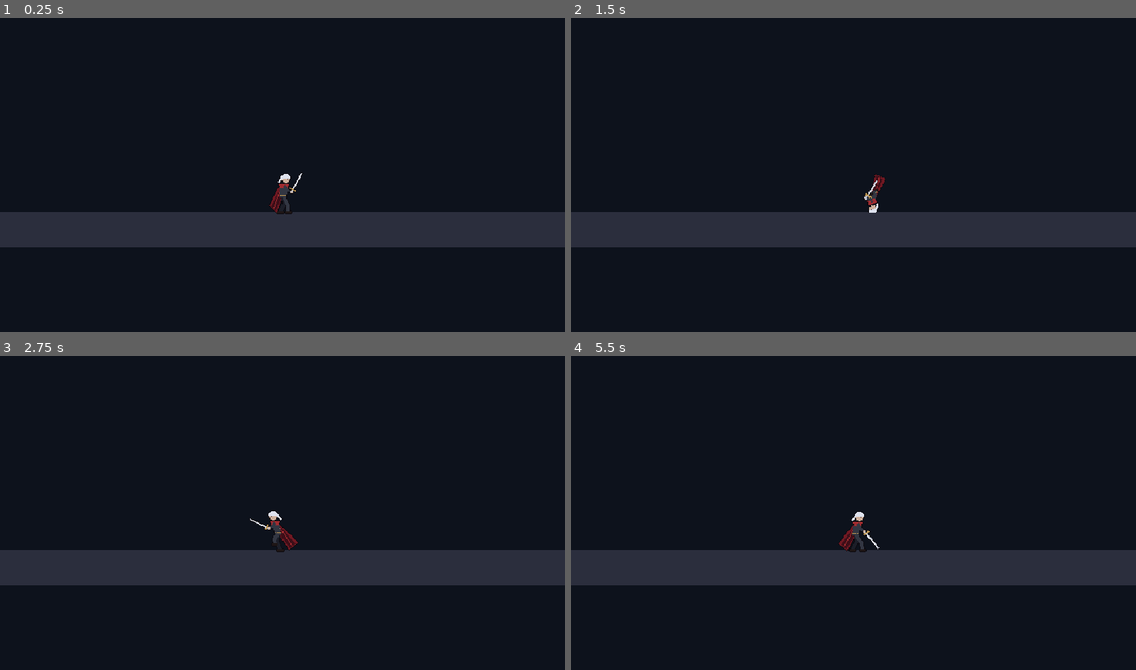
Above: before the commit, frames 1-4 (two rows, left to right).
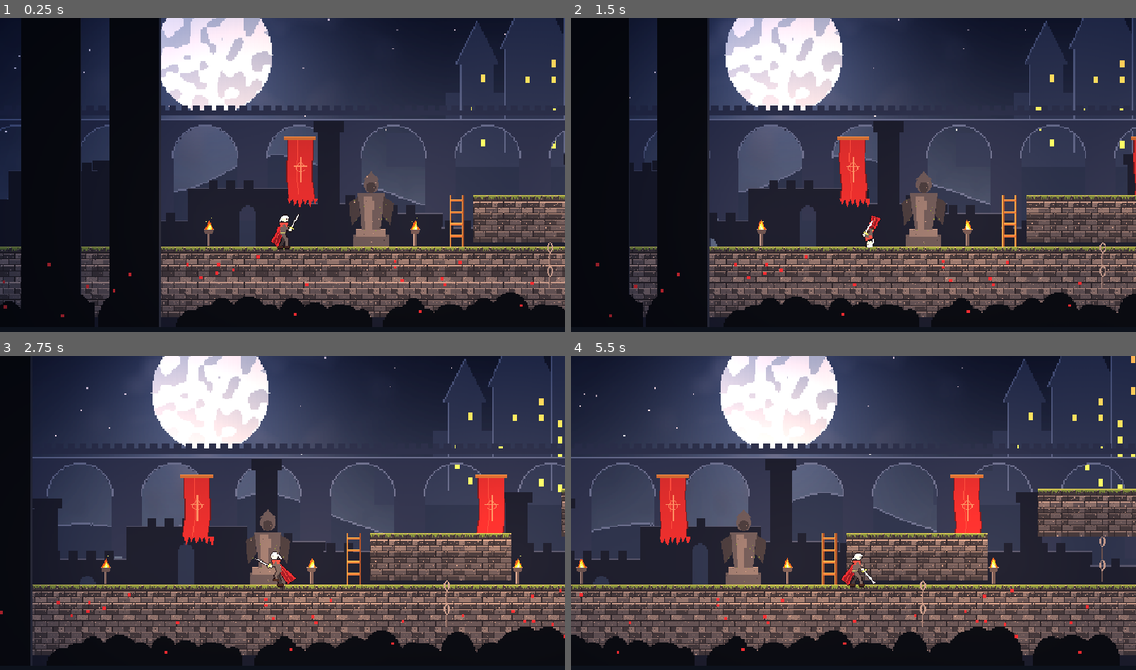
Above: after the commit, the same moments.

Repository: akame1999/Ashen-Game
Game: Godot game, scene res://main.tscn
Two runs of this game, one before a commit and one after it. Both use one fixed random seed, a clock stepped at 60 frames per second and the inputs below.
Inputs (mouse positions are in pixels of both pictures, inside the frame that each line leads up to):
- Up to frame 1 (0.25 s): no input
- Up to frame 2 (1.5 s): move the mouse to (977, 162) at 0.52 s; hold D (move_right) from 0.53 s (still down); tap J (attack) at 0.6 s; click (977, 162) at 0.67 s; tap Space (jump) at 0.77 s; move the mouse to (740, 193) at 1.27 s; tap Shift (dodge) at 1.35 s
- Up to frame 3 (2.75 s): tap Space (jump) at 1.52 s; move the mouse to (339, 443) at 2.02 s; release D (move_right) at 2.03 s; hold A (move_left) from 2.03 s (still down); tap K (heavy) at 2.1 s
- Up to frame 4 (5.5 s): move the mouse to (825, 578) at 2.77 s; release A (move_left) at 2.78 s; hold D (move_right) 2.78-4.28 s; tap J (attack) at 2.85, 5.1 s; click (825, 578) at 2.92 s; tap Space (jump) at 3.02, 3.77, 4.52 s; move the mouse to (1023, 563) at 3.52 s; tap Shift (dodge) at 3.6 s; move the mouse to (684, 465) at 4.27 s; hold A (move_left) 4.28-5.03 s; tap K (heavy) at 4.35 s; move the mouse to (881, 516) at 5.02 s; hold D (move_right) from 5.03 s (still down); click (881, 516) at 5.17 s

The runs differ from the first frame. In frame 1, 62% of the frame differs, in the area x 0-100%, y 0-99%; in frame 2, 63%; in frame 3, 72%; in frame 4, 77%, in the area x 0-100%, y 0-96%.

Commit message:
Godot: first room with parallax, tiled floor, platforms, torch lights, props

Diff:
--- a/godot/main.tscn
+++ b/godot/main.tscn
@@ -2,30 +2,21 @@
 
 [ext_resource type="Script" path="res://main.gd" id="1"]
 [ext_resource type="PackedScene" path="res://scenes/player.tscn" id="2"]
-
-[sub_resource type="RectangleShape2D" id="floor_shape"]
-size = Vector2(2000, 40)
+[ext_resource type="Script" path="res://room.gd" id="3"]
 
 [node name="Main" type="Node2D"]
 script = ExtResource("1")
 
-[node name="Floor" type="StaticBody2D" parent="."]
-position = Vector2(480, 440)
-
-[node name="Shape" type="CollisionShape2D" parent="Floor"]
-shape = SubResource("floor_shape")
-
-[node name="Visual" type="ColorRect" parent="Floor"]
-offset_left = -1000.0
-offset_top = -20.0
-offset_right = 1000.0
-offset_bottom = 20.0
-color = Color(0.17, 0.18, 0.24, 1)
+[node name="Room" type="Node2D" parent="."]
+script = ExtResource("3")
 
 [node name="Player" parent="." instance=ExtResource("2")]
 position = Vector2(300, 420)
 
 [node name="Camera2D" type="Camera2D" parent="Player"]
-position = Vector2(0, -40)
-zoom = Vector2(1.5, 1.5)
+position = Vector2(0, -95)
+zoom = Vector2(1.25, 1.25)
+limit_left = -200
+limit_right = 2000
+limit_bottom = 560
 position_smoothing_enabled = true
--- /dev/null
+++ b/godot/room.gd
@@ -0,0 +1,179 @@
+class_name Room
+extends Node2D
+## Builds the first room in code: parallax layers, stone floor, one-way platforms,
+## torches with flickering light, banners, statue, ladder and chains.
+
+const FLOOR_Y := 420.0
+const TILE := 32
+const T_STONE := 0
+const T_DARK := 1
+const T_MOSS := 2
+const LEVEL_LEFT := -600.0
+const LEVEL_RIGHT := 2400.0
+const PARALLAX := [ # file, horizontal scroll scale, z_index
+	["0_sky", 0.03, 0], ["1_castle", 0.12, 0], ["2_aqueduct", 0.3, 0],
+	["3_ruins", 0.6, 0], ["4_foreground", 1.25, 10]]
+const PLATFORMS := [[560, 350, 6], [820, 290, 5], [1100, 350, 6], [1400, 300, 5], [1700, 360, 5]]
+const TORCH_X := [200, 480, 760, 1040, 1320, 1600, 1880]
+
+var torch_count := 0
+var platform_count := 0
+var parallax_count := 0
+var _lights: Array[PointLight2D] = []
+var _tileset: Texture2D
+var _light_tex: GradientTexture2D
+var _time := 0.0
+
+
+func _ready() -> void:
+	_tileset = load("res://assets/tiles/tileset.png")
+	_light_tex = _make_light_texture()
+	var mod := CanvasModulate.new()
+	mod.color = Color(0.72, 0.78, 0.95)
+	add_child(mod)
+	_build_parallax()
+	_build_props()
+	_build_floor()
+	for p in PLATFORMS:
+		_build_platform(p[0], p[1], p[2])
+	_build_torches()
+
+
+func _process(delta: float) -> void:
+	_time += delta
+	for i in _lights.size():
+		var l := _lights[i]
+		l.energy = 1.25 + sin(_time * 9.0 + i * 1.7) * 0.12 + sin(_time * 23.0 + i) * 0.06
+
+
+func _make_light_texture() -> GradientTexture2D:
+	var g := Gradient.new()
+	g.colors = PackedColorArray([Color(1, 1, 1, 1), Color(1, 1, 1, 0)])
+	g.offsets = PackedFloat32Array([0.0, 1.0])
+	var t := GradientTexture2D.new()
+	t.gradient = g
+	t.width = 256
+	t.height = 256
+	t.fill = GradientTexture2D.FILL_RADIAL
+	t.fill_from = Vector2(0.5, 0.5)
+	t.fill_to = Vector2(1.0, 0.5)
+	return t
+
+
+func _build_parallax() -> void:
+	for layer in PARALLAX:
+		var px := Parallax2D.new()
+		px.scroll_scale = Vector2(layer[1], 1.0)
+		px.repeat_size = Vector2(1280, 0)
+		px.repeat_times = 6
+		px.z_index = layer[2]
+		var s := Sprite2D.new()
+		s.texture = load("res://assets/parallax/%s.png" % layer[0])
+		s.centered = false
+		s.position = Vector2(-1280, -10)
+		px.add_child(s)
+		add_child(px)
+		parallax_count += 1
+
+
+func _tile(idx: int, pos: Vector2, parent: Node) -> void:
+	var s := Sprite2D.new()
+	s.texture = _tileset
+	s.region_enabled = true
+	s.region_rect = Rect2(idx * TILE, 0, TILE, TILE)
+	s.centered = false
+	s.position = pos
+	parent.add_child(s)
+
+
+func _box(parent: Node, rect: Rect2, one_way := false) -> void:
+	var cs := CollisionShape2D.new()
+	var rs := RectangleShape2D.new()
+	rs.size = rect.size
+	cs.shape = rs
+	cs.position = rect.position + rect.size / 2.0
+	cs.one_way_collision = one_way
+	parent.add_child(cs)
+
+
+func _build_floor() -> void:
+	var body := StaticBody2D.new()
+	body.name = "Floor"
+	add_child(body)
+	_box(body, Rect2(LEVEL_LEFT, FLOOR_Y, LEVEL_RIGHT - LEVEL_LEFT, 120))
+	var x := LEVEL_LEFT
+	while x < LEVEL_RIGHT:
+		_tile(T_MOSS, Vector2(x, FLOOR_Y), body)
+		_tile(T_STONE, Vector2(x, FLOOR_Y + TILE), body)
+		_tile(T_DARK, Vector2(x, FLOOR_Y + TILE * 2), body)
+		x += TILE
+
+
+func _build_platform(x: float, y: float, tiles: int) -> void:
+	var body := StaticBody2D.new()
+	add_child(body)
+	_box(body, Rect2(x, y, tiles * TILE, 12), true)
+	for i in tiles:
+		_tile(T_MOSS, Vector2(x + i * TILE, y), body)
+		_tile(T_DARK, Vector2(x + i * TILE, y + TILE), body)
+	platform_count += 1
+	var chain := load("res://assets/props/chain.png")
+	for k in 2:
+		var c := Sprite2D.new()
+		c.texture = chain
+		c.centered = false
+		c.position = Vector2(x + tiles * TILE * 0.5, y + TILE * 2 + k * 32)
+		add_child(c)
+
+
+func _frames(path: String, fw: int, fh: int, n: int, fps: float) -> SpriteFrames:
+	var tex: Texture2D = load(path)
+	var fs := SpriteFrames.new()
+	fs.set_animation_speed("default", fps)
+	for i in n:
+		var at := AtlasTexture.new()
+		at.atlas = tex
+		at.region = Rect2(i * fw, 0, fw, fh)
+		fs.add_frame("default", at)
+	return fs
+
+
+func _anim(path: String, fw: int, fh: int, n: int, fps: float, pos: Vector2) -> AnimatedSprite2D:
+	var a := AnimatedSprite2D.new()
+	a.sprite_frames = _frames(path, fw, fh, n, fps)
+	a.centered = false
+	a.position = pos
+	a.play("default")
+	add_child(a)
+	return a
+
+
+func _build_props() -> void:
+	var statue := Sprite2D.new()
+	statue.texture = load("res://assets/props/statue_hooded.png")
+	statue.centered = false
+	statue.position = Vector2(388, FLOOR_Y - 112)
+	add_child(statue)
+	for bx in [300, 700, 1260, 1560]:
+		_anim("res://assets/props/banner.png", 48, 96, 4, 4.0, Vector2(bx, FLOOR_Y - 150))
+	var ladder := load("res://assets/props/ladder.png")
+	for k in 3:
+		var l := Sprite2D.new()
+		l.texture = ladder
+		l.centered = false
+		l.position = Vector2(525, 350 + k * 32)
+		add_child(l)
+
+
+func _build_torches() -> void:
+	for x in TORCH_X:
+		_anim("res://assets/props/torch.png", 32, 48, 4, 8.0, Vector2(x - 16, FLOOR_Y - 48))
+		var light := PointLight2D.new()
+		light.texture = _light_tex
+		light.color = Color(1.0, 0.62, 0.28)
+		light.energy = 1.25
+		light.texture_scale = 3.2
+		light.position = Vector2(x, FLOOR_Y - 34)
+		add_child(light)
+		_lights.append(light)
+		torch_count += 1
--- a/godot/tests/test_player.gd
+++ b/godot/tests/test_player.gd
@@ -25,7 +25,9 @@
 
 func _run(main: Node) -> void:
 	var p: Player = main.get_node("Player")
+	var room: Room = main.get_node("Room")
 	await frames(40)
+	check(room.parallax_count == 5 and room.torch_count >= 5 and room.platform_count >= 4, "room built (parallax, torches, platforms)")
 	check(p.is_on_floor(), "player lands on floor")
 	check(p.sprite.animation == "idle", "idle animation")
 	var x0 := p.global_position.x
Not shown, added: godot/assets/parallax/0_sky.png.import
Not shown, added: godot/assets/parallax/1_castle.png.import
Not shown, added: godot/assets/parallax/2_aqueduct.png.import
Not shown, added: godot/assets/parallax/3_ruins.png.import
Not shown, added: godot/assets/parallax/4_foreground.png.import
Not shown, added: godot/assets/props/banner.png.import
Not shown, added: godot/assets/props/chain.png.import
Not shown, added: godot/assets/props/ladder.png.import
Not shown, added: godot/assets/props/statue_hooded.png.import
Not shown, added: godot/assets/props/torch.png.import
Not shown, added: godot/assets/tiles/tileset.png.import
Not shown, added: godot/room.gd.uid
(and 1 more such lines)
